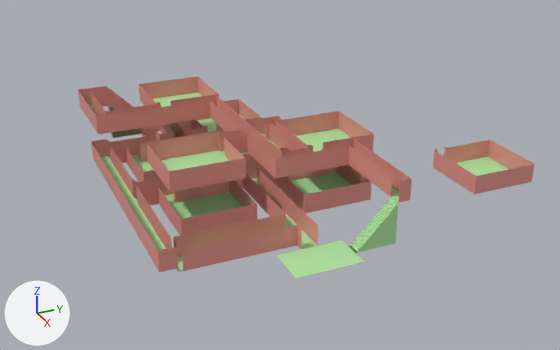
Renders of the Blender file assets/environment/level_one.blend from each side of a commit.
One viewpoint serves both versions: a camera (50 mm lens) standing at (97.7, -20.1, 42.2) and looking at (14.6, 17.3, 0.6). The axes (+X, +Y, +Z) are drawn at lower left. The lights are the same throughout.

Names of what the first picture shows: 'floor-col', 'room', 'stairs_02.001'.
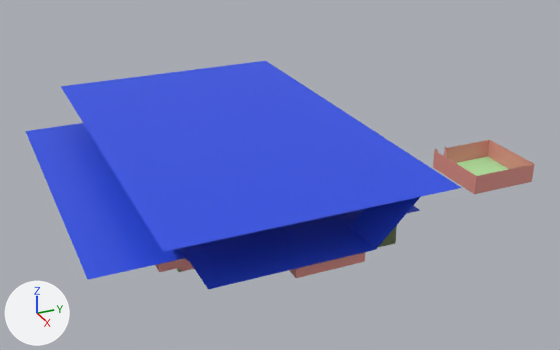
Patch to the scene script:
```diff
--- a/assets/environment/level_one.blend.py
+++ b/assets/environment/level_one.blend.py
@@ me_plane @@
 # verts and faces of me_plane; kept vertices keep their numbers, new ones are numbered from 940
-me_plane.from_pydata(...)  # 940 vertices, 781 faces; spans x -10.5..37.0, y -3.5..26.5, z 0.0..7.5
+me_plane.from_pydata(...)  # 953 vertices, 801 faces; spans x -10.5..37.0, y -3.5..26.5, z 0.0..7.5
+# me_plane part 1
+# 9 vertices are removed from x 14.0..35.0, y 10.0..22.0, z 5.0..7.5
+# 273 faces are deleted
+# 2 vertices are added at (35.0, 22.0, 0.0), (33.5, 22.0, 0.0)
+# 6 new vertices lie (0.0, 0.0, 2.5) away from vertices in x 32.0..37.0, y 9.0..17.0, z 0.0
+# 6 new vertices lie (-2.0, 0.0, 0.0) away from vertices in x 37.0, y 9.0..17.0, z 0.0..2.5
+# 6 new vertices lie (1.5, 0.0, 0.0) away from vertices in x 32.0, y 9.0..17.0, z 0.0..2.5
+# 254 new faces join them, mat_walls (pink #e7978d)
+# 37 new faces join them, mat_floor (green #b3e7a3)
+# me_plane part 2
+verts[960] = (31.0, -1.5, 0.0)  # pixel (178, 272)
+verts[961] = (29.0, -1.5, 0.0)
+faces += [(622, 634, 630, 960), (599, 961, 631, 632)]  # mat_walls (pink #e7978d)
 me_plane.materials.append(mat_walls)
@@ me_plane_005 @@
 # used by ob_cealing; location = (4.0, 11.0, 2.5); rotation_euler = (3.142, 0.0, 0.0), in degrees (180, 0, 0)
-me_plane_005.from_pydata(...)  # 8 vertices, 3 faces; spans x -15.0..44.0, y -15.0..22.0, z -0.5..0.0
+me_plane_005.from_pydata(...)  # 22 vertices, 11 faces; spans x -15.0..35.0, y -15.0..22.0, z -5.0..0.0
+# me_plane_005 part 3
+# 7 vertices are removed from x -15.0..44.0, y -15.0..22.0, z -0.5..0.0
+# 3 faces are deleted
+# 15 vertices are added at x -15.0..35.0, y -15.0..22.0, z -5.0..0.0
+# 6 new vertices lie (42.0, 0.0, 0.0) away from vertices in x -12.5, y -15.0..22.0, z -0.5..0.0
+# 11 new faces join them
 me_plane_005.materials.append(mat_cealing)
@@ me_plane_003 @@
+me_plane_003.from_pydata([(-12.5, -27.0, 2.5), (39.0, -27.0, 2.5), (39.0, 5.0, 2.5), (-12.5, 5.0, 2.5)], [], [(0, 1, 2, 3)])
+me_plane_003.materials.append(mat_cealing)  # blue #294ee7
@@ ob_cealing @@
 ob_cealing.rotation_euler = (3.142, 0.0, 0.0)  # degrees (180, 0, 0)
-ob_cealing.hide_set(True)
@@ ob_cealing_top @@
+ob_cealing_top = bpy.data.objects.new('cealing_top', me_plane_003)
+ob_cealing_top.location = (0.0, 0.0, 10.0)
+ob_cealing_top.rotation_euler = (3.142, 0.0, 0.0)  # degrees (180, 0, 0)
```

Boxes (x1, y1, x2, y2) around the edits, measured in the pictures (560 x 350 px; the box of a moved part takes in the faces that stretch with it):
'cealing_top', added (blue): after (61, 61, 461, 252)
'floor-col', reshaped: before (78, 76, 412, 278); after (155, 229, 395, 278)
'cealing', shown (blue): after (26, 123, 420, 289)
part 1 of me_plane, moved or reshaped: before (139, 76, 412, 278); after (289, 229, 395, 278)
part 2 of me_plane, added: after (178, 259, 183, 272)
'stairs_02.001', unchanged, covered by the edit: before (349, 197, 398, 253); after (378, 225, 397, 247)
